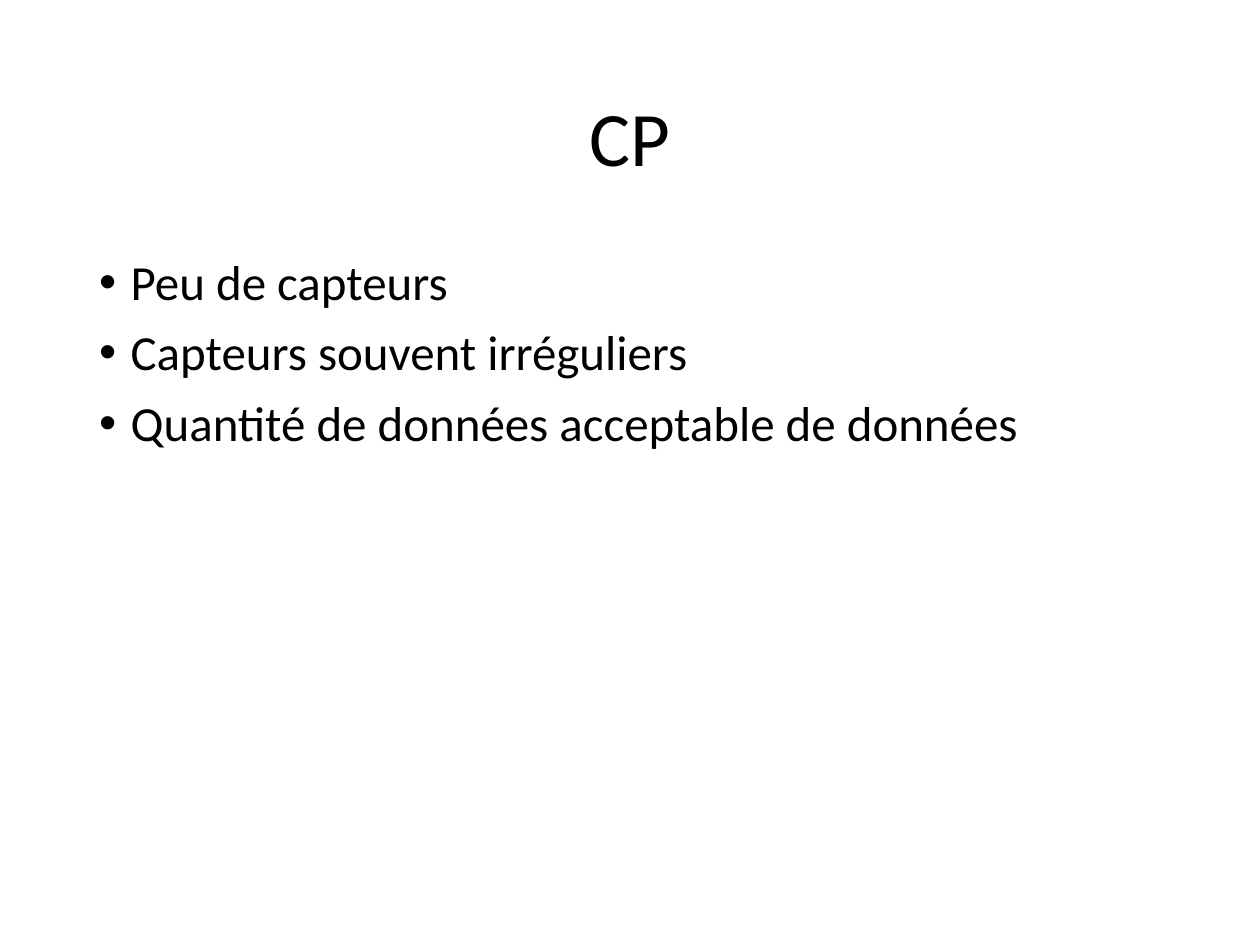
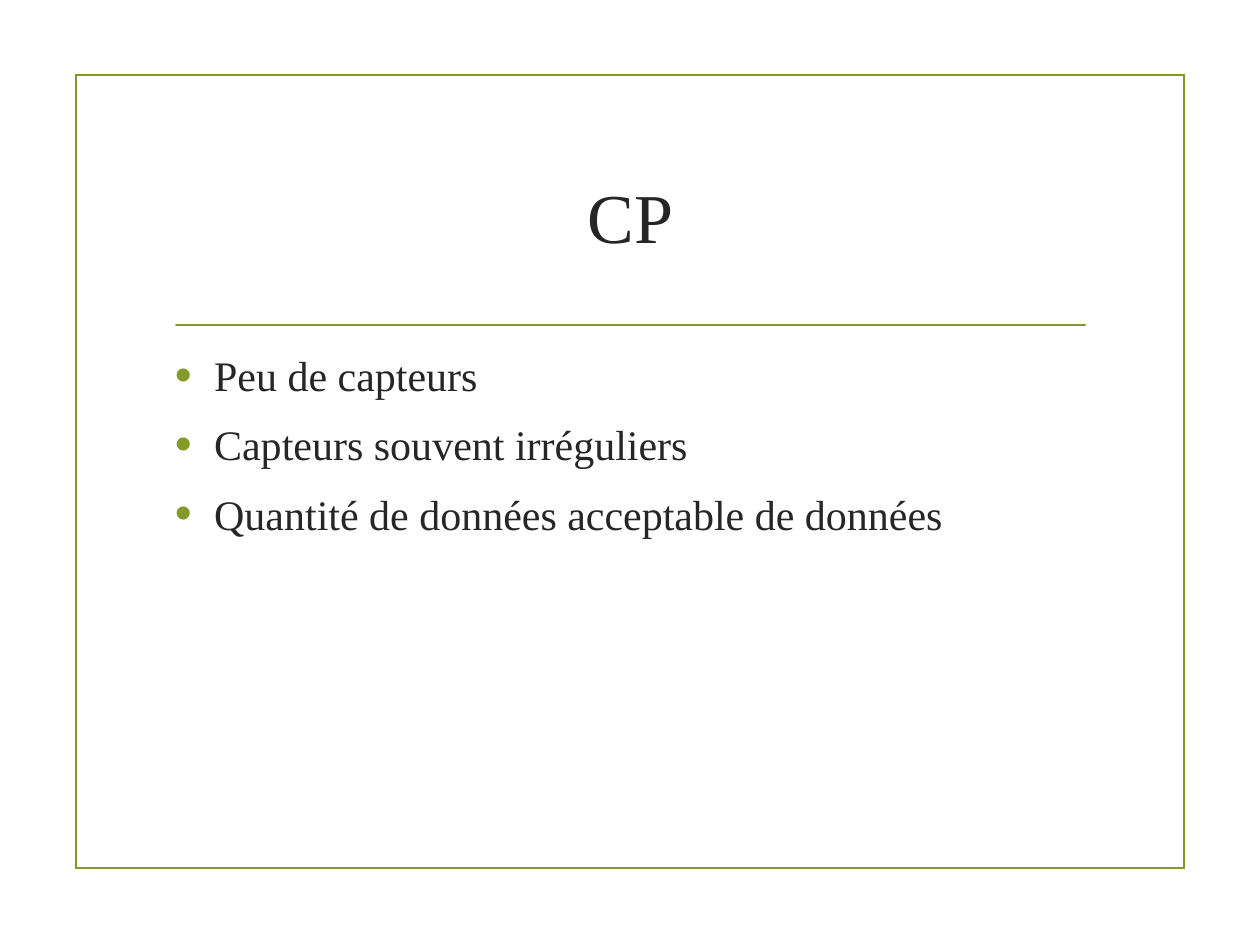
Before and after one commit to staufga0/DM_Project, a slide deck: slide 33 of Data Mining Presentation.pptm. Drawn at 1260x945 pixels with LibreOffice and Linux fonts; fonts in the diff are those of the drawing; background and template pictures are left out. Boxes give left, top, right and bottom in pixels: in the first picture for what was removed or moved away, otherwise in the second. Text is boxed around its words. In the diff, an @@ line names an element or a change of style, - is before the commit and + after.

```diff
--- a/Data Mining Presentation.pptm
+++ b/Data Mining Presentation.pptm
@@ rectangle added at [77, 74, 1184, 868], outline #83992A 1.25 pt @@
@@ title "CP": place and size @@
-title "CP" at [590, 116, 671, 167]
+title "CP" at [588, 196, 674, 244]
@@ title "CP" at [588, 196, 674, 244]: size 44 to 40 pt, font Calibri to Times New Roman, text colour #000000 to #262626; line spacing 0.9 to 1 @@
@@ line added from (176, 325) to (1085, 325), #83992A 1.25 pt @@
@@ text "Peu de capteurs": place and size @@
-text "Peu de capteurs" at [131, 266, 1018, 449]
+text "Peu de capteurs" at [214, 362, 943, 539]
@@ text "Peu de capteurs" at [214, 362, 943, 539]: size 28 to 24 pt, font Calibri to Times New Roman, text colour #000000 to #262626; indent changed; line spacing 0.9 to 1 @@
```
Also in this commit, not shown: 27 other slides changed, 6 slides added, 6 slides removed.
